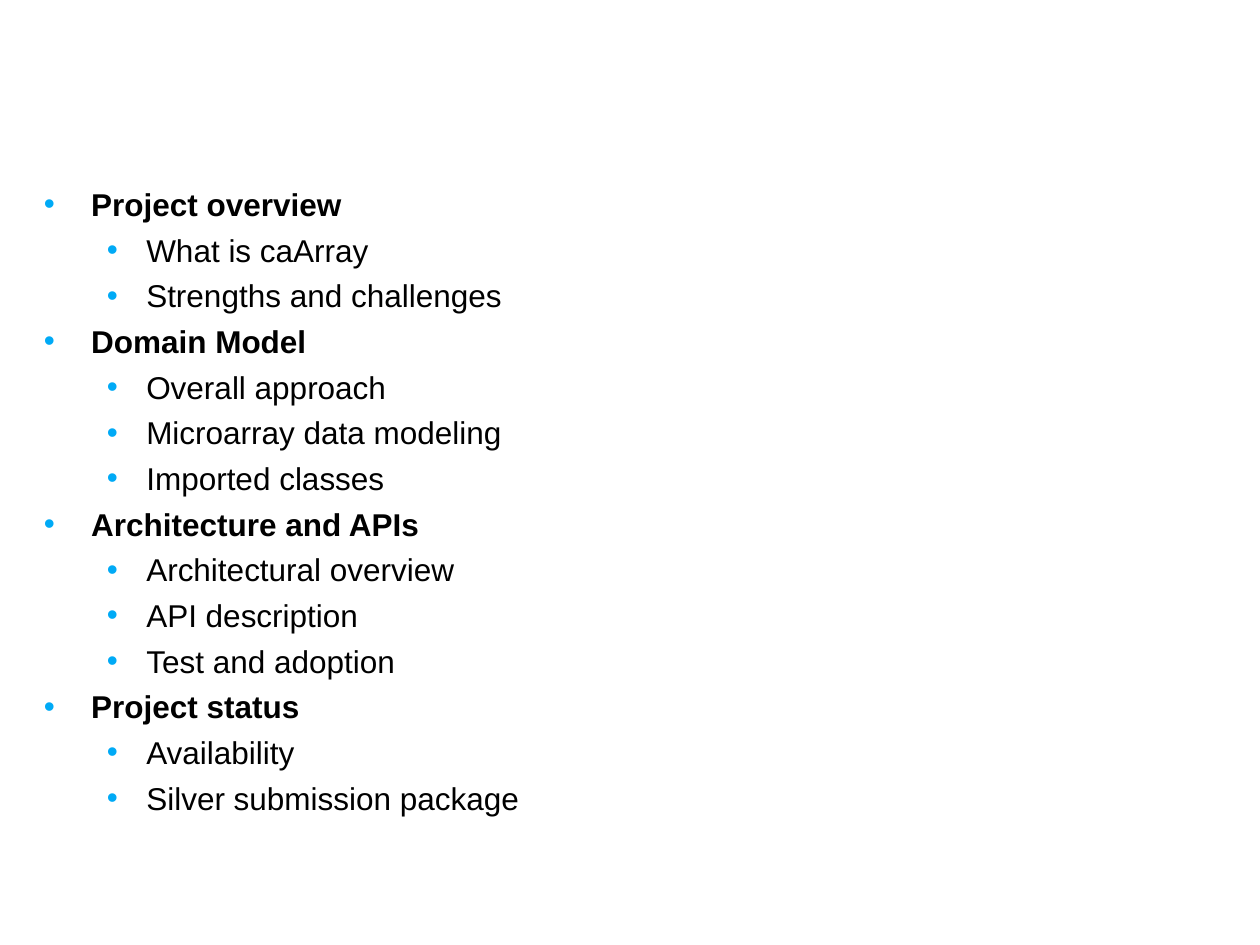
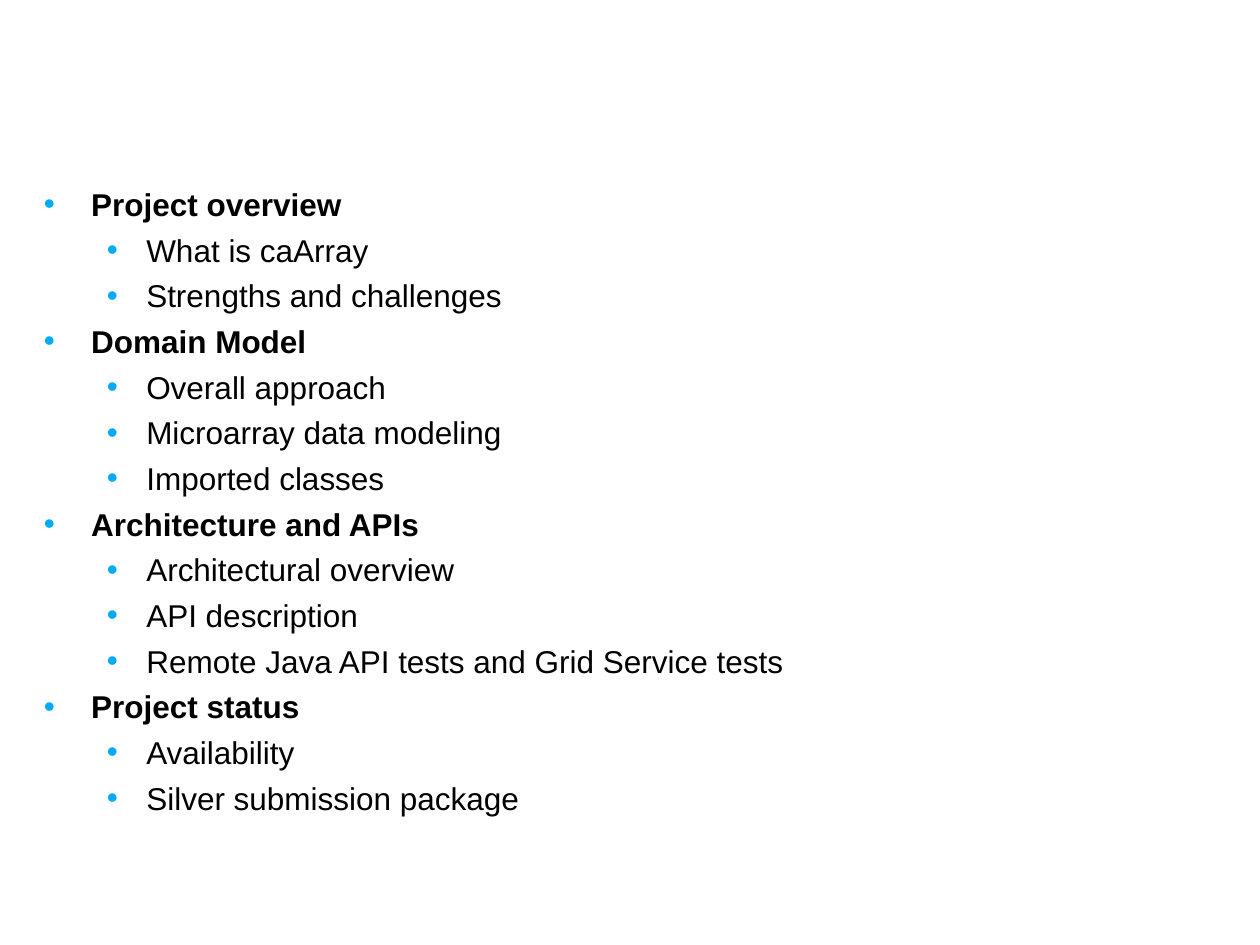
Before and after one commit to NCIP/caarray-docs, a slide deck: slide 2 of implementation/caarray_silver_compatibility_review/01. caarray_silver_compat_kickoff_Feb_2008.ppt. Drawn at 1260x945 pixels with LibreOffice and Linux fonts; fonts in the diff are those of the drawing; background and template pictures are left out. Boxes give left, top, right and bottom in pixels: in the first picture for what was removed or moved away, otherwise in the second. Text is boxed around its words. In the diff, an @@ line names an element or a change of style, - is before the commit and + after.

Commit message:
modified the test section

```diff
--- a/implementation/caarray_silver_compatibility_review/01. caarray_silver_compat_kickoff_Feb_2008.ppt
+++ b/implementation/caarray_silver_compatibility_review/01. caarray_silver_compat_kickoff_Feb_2008.ppt
@@ text at (146,650,783,674): text changed @@
-  • Test and adoption
+  • Remote Java API tests and Grid Service tests
```
Also in this commit, not shown: 1 slide added, 1 slide removed.
